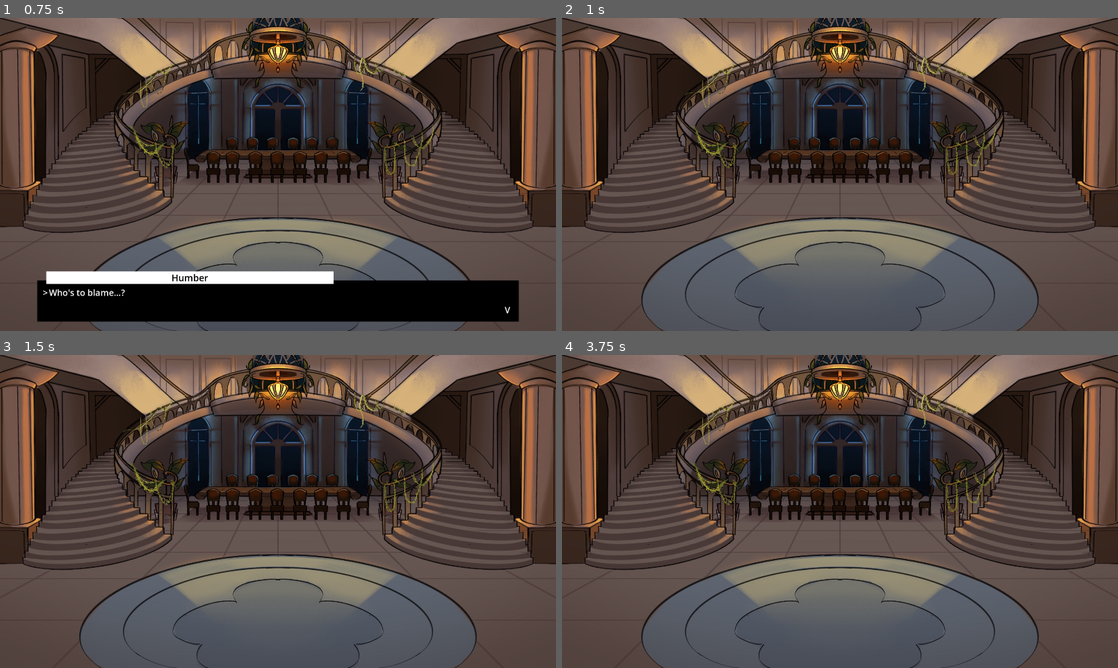
Above: before the commit, frames 1-4 (two rows, left to right).
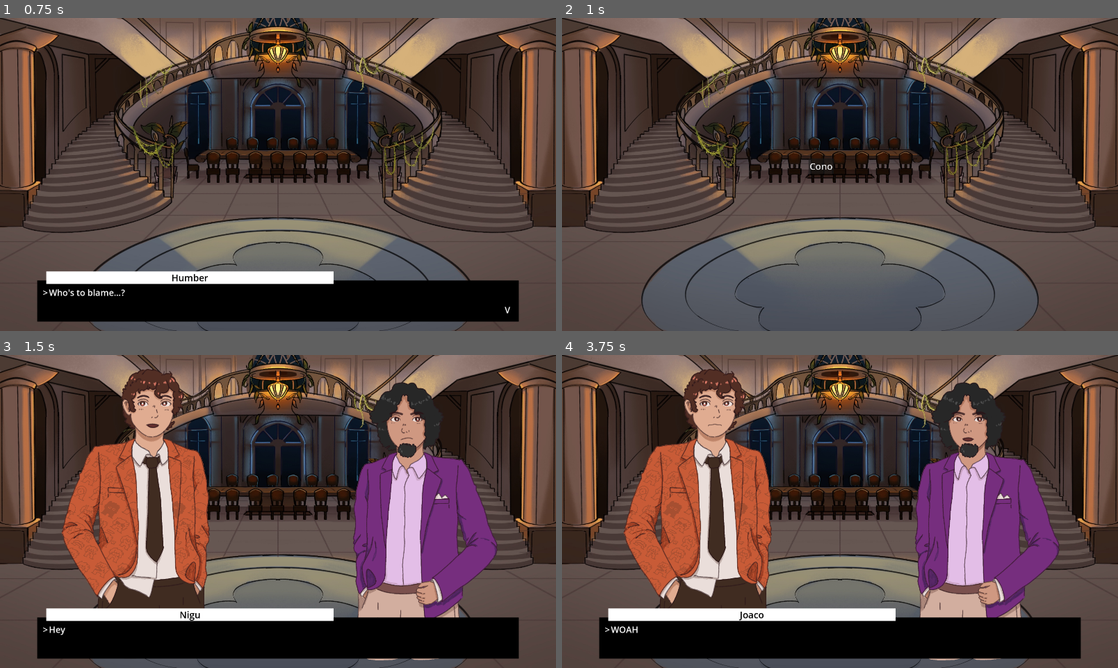
Above: after the commit, the same moments.

Repository: Kimbix/WKC
Game: Godot game, scene res://Scenes/Ending/SCN_endings.tscn
Same seed, same stepped clock (60 frames per second), same inputs: the game is played once before the commit and once after it. This scene is started directly instead of the project's main scene.
Inputs (mouse positions are in pixels of both pictures, inside the frame that each line leads up to):
- Up to frame 1 (0.75 s): tap Enter (ui_accept) at 0.5 s; move the mouse to (400, 158) at 0.52 s; hold Right (dodge_right) from 0.53 s (still down); click (400, 158) at 0.67 s
- Up to frame 2 (1 s): keep holding Right (dodge_right); tap Enter (ui_accept) at 0.77 s
- Up to frame 3 (1.5 s): release Right (dodge_right) at 1.25 s; click (261, 502) at 1.25 s, where only the run after the commit has a clickable "Cono"
- Up to frame 4 (3.75 s): drag from (728, 527) to (812, 574) at 2.02 s; move the mouse to (895, 442) at 2.77 s; hold Right (dodge_right) 2.78-3.5 s; tap Enter (ui_accept) at 3.5 s; drag from (812, 574) to (673, 464) at 3.52 s

Frame 1 is identical in both runs. In frame 2, less than 0.1% of the frame differs, in the area x 44-49%, y 45-50%; in frame 3, 39%; in frame 4, 39%, in the area x 6-94%, y 4-98%.

Commit message:
FIX: Fixed cono cutscene

Diff:
--- a/Scenes/Ending/SCR_endings.gd
+++ b/Scenes/Ending/SCR_endings.gd
@@ -1,6 +1,7 @@
 extends Node2D
 
 const mansion_background = preload("res://Scenes/Intro Cutscene/Main.jpg")
+const black_background = preload("res://Global/Solid_black.png")
 
 enum State {
 	START,
@@ -35,10 +36,14 @@
 		State.SEEING_ENDING:
 			get_tree().change_scene_to_file("res://Scenes/Main Menu/SCN_main_menu.tscn")
 		State.CONO_ENDING:
-			get_tree().change_scene_to_file("res://SCN_punch_mother_fucking_out.tscn")
-
+			var exit_func = func():
+				tbi.sprite_change("Cone",null,false)
+				tbi.sprite_change("Kimbix",null,true)
+				tbi.queue_all(null, null, null, null, black_background, false, false)
+			tbi.fade_black_back_in(func(): get_tree().change_scene_to_file("res://SCN_punch_mother_fucking_out.tscn"), exit_func)
 
 func show_buttons():
+	ScrPersistentData.possible_endings.append(ScrPersistentData.Endings.CONO)
 	for ending in ScrPersistentData.possible_endings:
 		match(ending):
 			ScrPersistentData.Endings.CRIS:
@@ -494,7 +499,7 @@
 
 	tbi.sprite_change("Joaco",joaco_serious_speak,false)
 	tbi.queue_dialogue("WOAH WOAH WOAH", "Joaco")
-	tbi.queue_dialogue("audio. audio audio place", "Joaco")
+	tbi.queue_dialogue("audio... audio... audio place", "Joaco")
 	tbi.sprite_change("Joaco",joaco_serious_no_speak,false)
 
 	tbi.sprite_change("Nigu",nigu_serious_speak,true)
@@ -516,11 +521,11 @@
 	tbi.sprite_change("Kimbix",kimbix_evil_no_speak,true)
 
 	tbi.sprite_change("Joaco",null,false)
-	tbi.sprite_change("Cone",cone_evil_speak,true)
+	tbi.sprite_change("Cone",cone_evil_speak,false)
 	tbi.queue_dialogue("I see you figured out my true identity", "Cone")
 	tbi.queue_dialogue("I hate people who spoil surprises", "Cone")
 	tbi.queue_dialogue("I'll enjoy sending you to the same place where cris is", "Cone")
-	tbi.sprite_change("Cone",cone_evil_no_speak,true)
+	tbi.sprite_change("Cone",cone_evil_no_speak,false)
 
 const kiri_happy_speak = preload("res://Characters/Kiri/Kiri_happy2.png")
 const kiri_happy_no_speak = preload("res://Characters/Kiri/Kiri_happy1.png")
--- a/Text Box/TXT_TextBox.tscn
+++ b/Text Box/TXT_TextBox.tscn
@@ -36,6 +36,7 @@
 
 [node name="FadeBlack" type="TextureRect" parent="."]
 modulate = Color(1, 1, 1, 0)
+z_index = 10
 z_as_relative = false
 anchors_preset = 15
 anchor_right = 1.0
Binary file added: Global/Solid_black.png
Not shown, added: Global/Solid_black.png.import
